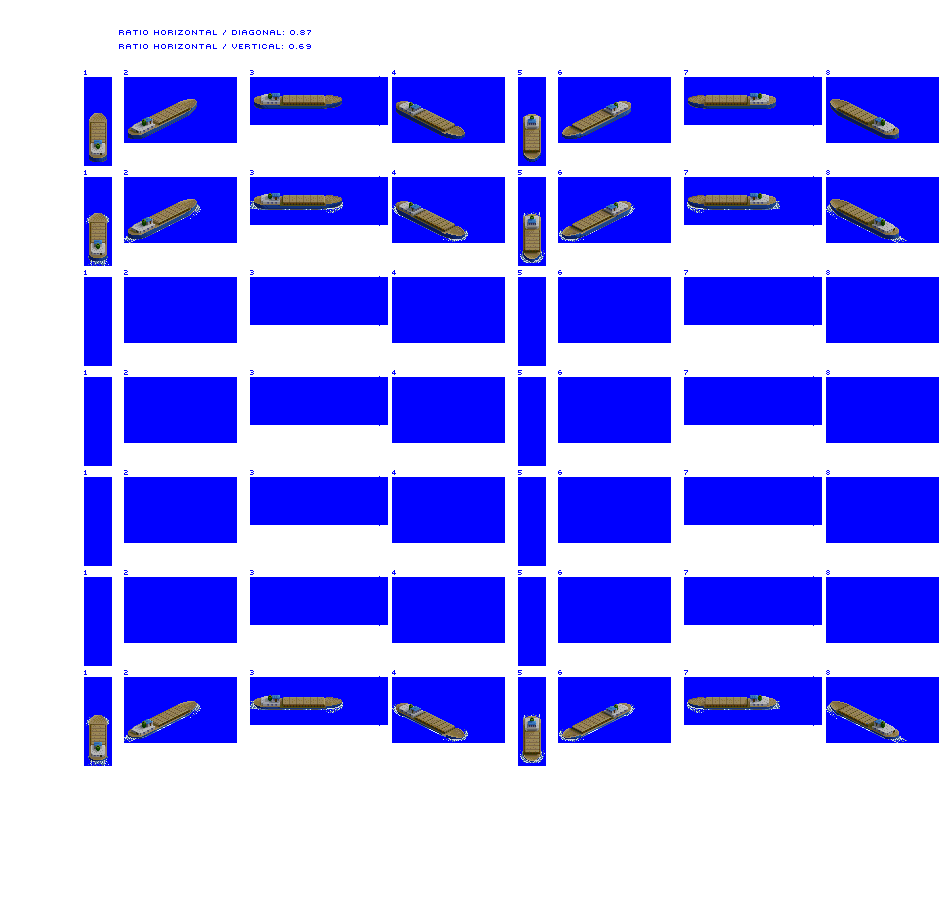
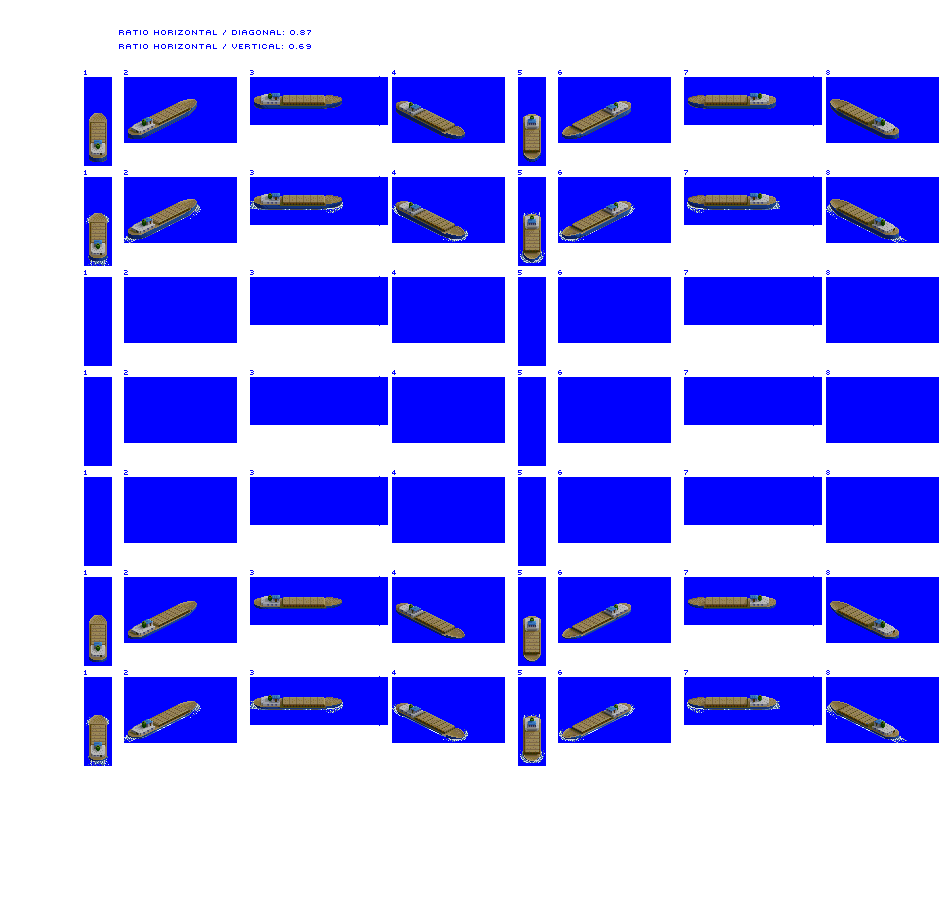
Layers edited between the first and the second 950x900 image:
painted on "River Boat loaded" over <box>89,595,899,662</box>
